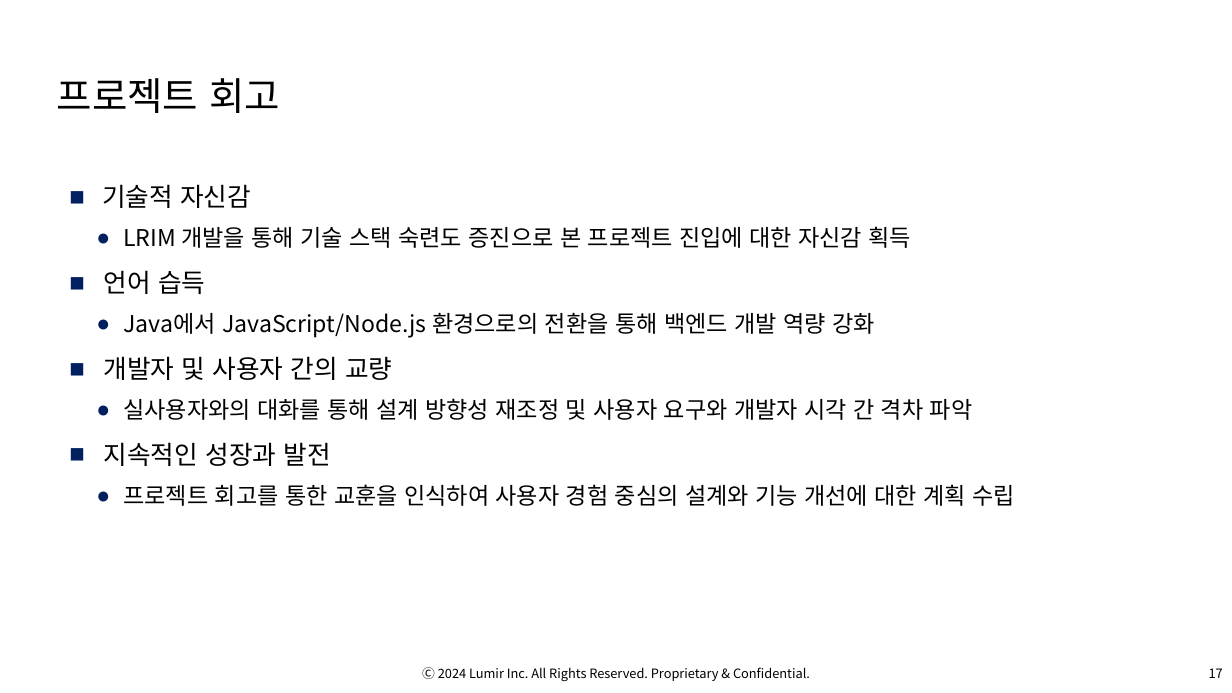
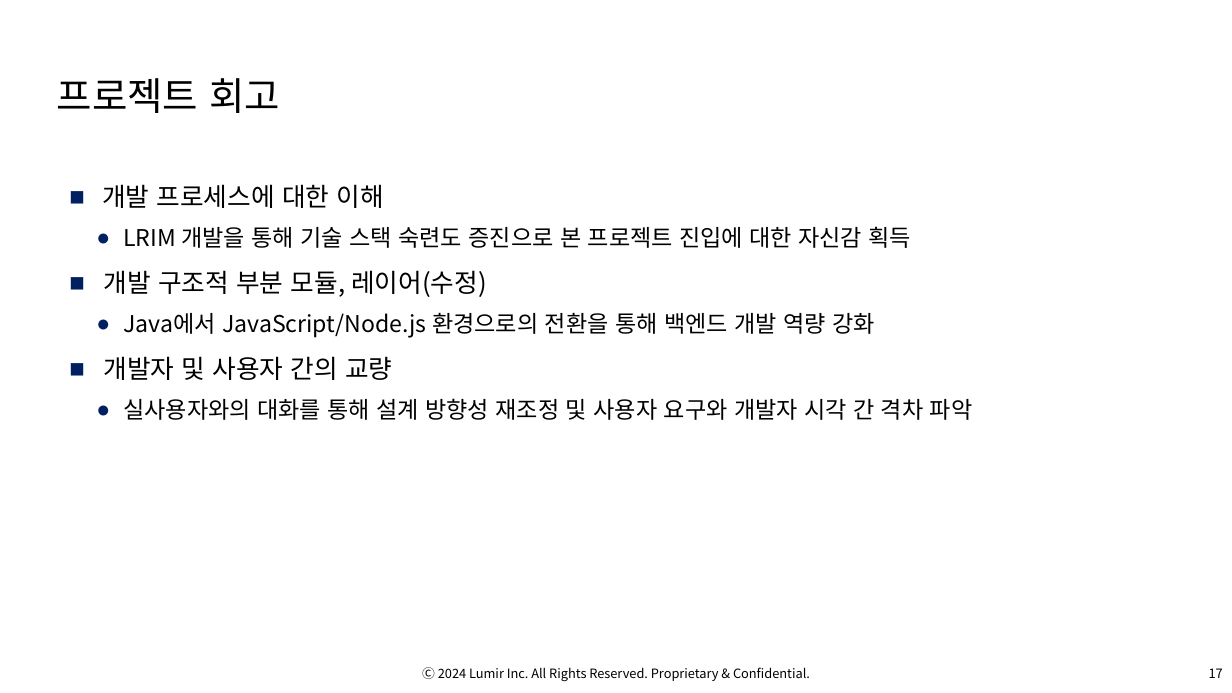
Before and after one commit to OsterRepository/OsterRepository, a slide deck: slide 18 of 기술 7부 김민수 성과 발표.pptx. Drawn at 1232x693 pixels with LibreOffice and Linux fonts; fonts in the diff are those of the drawing; background and template pictures are left out. Boxes give left, top, right and bottom in pixels: in the first picture for what was removed or moved away, otherwise in the second. Text is boxed around its words. In the diff, an @@ line names an element or a change of style, - is before the commit and + after.

Commit message:
수정 중

```diff
--- a/기술 7부 김민수 성과 발표.pptx
+++ b/기술 7부 김민수 성과 발표.pptx
@@ text at box(102, 184, 384, 208): text changed @@
-■ 기술적 자신감
+■ 개발 프로세스에 대한 이해
@@ text at box(104, 270, 487, 297): text changed @@
-■ 언어 습득
+■ 개발 구조적 부분 모듈, 레이어(수정)
@@ text at box(104, 442, 1015, 506): paragraphs removed @@
-■ 지속적인 성장과 발전
-  ● 프로젝트 회고를 통한 교훈을 인식하여 사용자 경험 중심의 설계와 기능 개선에 대한 계획 수립
```
Also in this commit, not shown: 1 other file.
